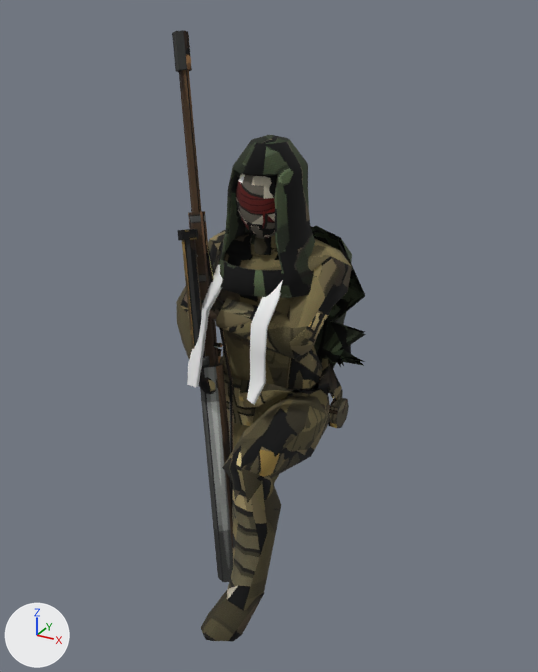
The glTF model client/assets/units/blind-marksman.glb as it was, and as the next commit left it.
The view is the same before and after, from a camera (50 mm lens) standing at (0.761, -1.444, 1.241) and looking at (0.006, -0.07, 0.554). Every picture has the same lights, and +X, +Y and +Z are marked at lower left. The first picture is the older version. Vertices at exactly the same position are counted once.

Objects in the first picture: 'Accent', 'Back', 'Body', 'Helmet', 'Weapon' and 1 more.
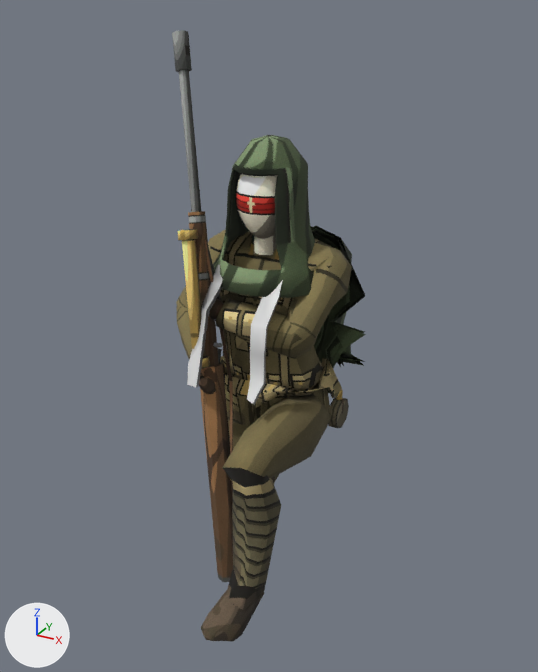
Location of each change, (x1, y1, x2, y2) in pixels of the pictures (538 x 672 px):
'Accent', recoloured: (190, 265, 283, 405) in both
part 1 of me_body, surface changed: (176, 230, 352, 642) in both
part 2 of me_helmet, surface changed (lighter): (236, 174, 277, 239) in both
part 3 of me_back, surface changed (lighter): (213, 135, 366, 393) in both
part 5 of me_weapon, surface changed: (172, 30, 233, 582) in both

Edits to the bpy script that builds the scene:
```text
Change mat_accent:
    add n2 = _N.new('ShaderNodeMix'); n2.name = 'Mix'
    add n2.data_type = 'RGBA'
    add n2.blend_type = 'MULTIPLY'
    add n2.inputs[0].default_value = 1.0  # 'Factor'
    add n2.inputs[7].default_value = (0.8, 0.8, 0.8, 1.0)  # 'B', white #e7e7e7
    add n3 = _N.new('ShaderNodeVertexColor'); n3.name = 'Color Attribute'
    where n0 = _N.new('ShaderNodeBsdfPrincipled'); n0.name = 'Principled BSDF'
    add _L.new(n2.outputs[2], n0.inputs[0])  # 'Result' to 'Base Color'
    add _L.new(n3.outputs[0], n2.inputs[6])  # 'Color' to 'A'
Change me_body:
    where me_body.from_pydata(...)  # 523 vertices, 900 faces; spans x -0.243..0.178, y -0.504..0.381, z 0.0..0.797
    used by ob_body; location = (0.0, 0.0, 0.0)
    me_body part 1: 900 kept faces spanning x -0.243..0.178, y -0.504..0.381, z 0.0..0.797 get new texture (UV) coordinates
Change me_helmet:
    where me_helmet.from_pydata(...)  # 142 vertices, 280 faces; spans x -0.062..0.062, y -0.138..0.01, z 0.783..0.964
    used by ob_helmet; location = (0.0, 0.0, 0.0)
    me_helmet part 2: texture (UV) coordinates of 280 of 280 faces, centred in x -0.061..0.061, y -0.136..0.007, z 0.785..0.962, changed; they spanned u 0.01..0.95, v 0.01..0.99 and now span u 0.01..0.92, v 0.01..0.89
Change me_back:
    where me_back.from_pydata(...)  # 396 vertices, 696 faces; spans x -0.18..0.201, y -0.184..0.174, z 0.265..1.002
    used by ob_back; location = (0.0, 0.0, 0.0)
    me_back part 3: texture (UV) coordinates of 696 of 696 faces, centred in x -0.164..0.171, y -0.176..0.146, z 0.281..0.994, changed; they spanned u 0.02..0.98, v 0.02..0.98 and now span u 0.01..0.96, v 0.01..0.96
Change me_accent:
    where me_accent.from_pydata(...)  # 48 vertices, 40 faces; spans x -0.091..0.083, y -0.273..-0.134, z 0.483..0.734
    used by ob_accent; location = (0.0, 0.0, 0.0)
    me_accent part 4: vertex colours changed
Change me_weapon:
    where me_weapon.from_pydata(...)  # 184 vertices, 292 faces; spans x -0.216..0.047, y -0.317..-0.057, z 0.024..1.2
    used by ob_weapon; location = (0.0, 0.0, 0.0)
    me_weapon part 5: texture (UV) coordinates of 292 of 292 faces, centred in x -0.211..0.038, y -0.299..-0.066, z 0.027..1.198, changed; they spanned u 0.01..0.98, v 0.01..0.99 and now span u 0.01..0.99, v 0.01..0.95
```
